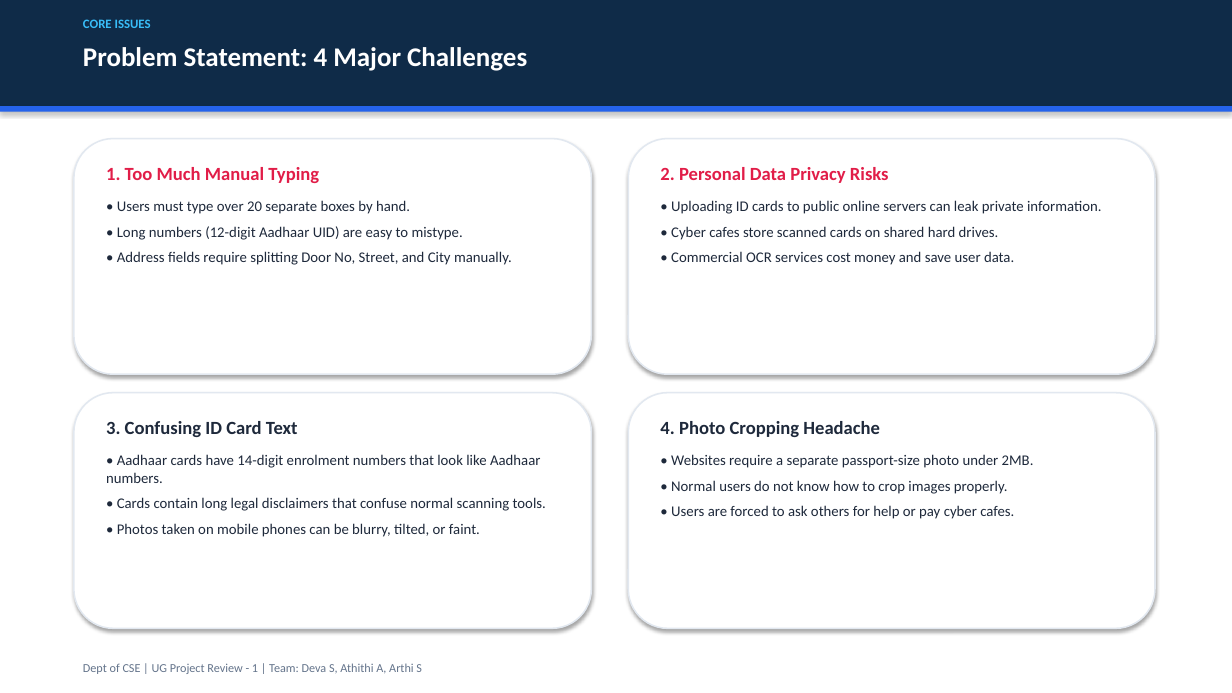
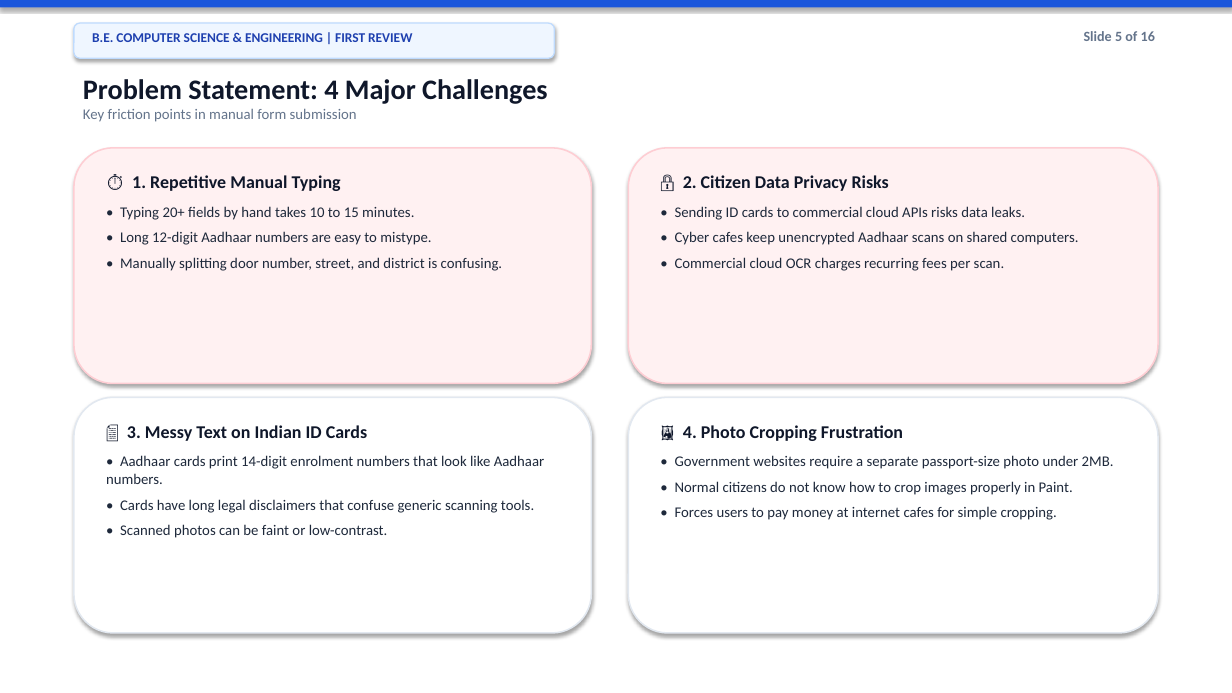
Before and after one commit to deva-2006/govtAutofill, a slide deck: slide 5 of First_Review_UG_Project_Presentation.pptx. Drawn at 1232x693 pixels with LibreOffice and Linux fonts; fonts in the diff are those of the drawing. Boxes give left, top, right and bottom in pixels: in the first picture for what was removed or moved away, otherwise in the second. Text is boxed around its words. In the diff, an @@ line names an element or a change of style, - is before the commit and + after.

Commit message:
Update presentation template to match clean modern card visual inspiration with simple words

```diff
--- a/First_Review_UG_Project_Presentation.pptx
+++ b/First_Review_UG_Project_Presentation.pptx
@@ rectangle resized from (x1=0, y1=0, x2=1232, y2=106) to (x1=0, y1=0, x2=1232, y2=7) @@
@@ rectangle at (x1=0, y1=0, x2=1232, y2=7): fill #0F2B48 to #1A56DB @@
@@ rounded rectangle added at (x1=74, y1=23, x2=555, y2=58), fill #EFF6FF, outline #BFDBFE 1 pt @@
@@ text removed at (x1=83, y1=19, x2=151, y2=28) @@
-CORE ISSUES
@@ text added at (x1=92, y1=33, x2=412, y2=42), 10.5 pt, text #1E40AF, bold @@
+B.E. COMPUTER SCIENCE & ENGINEERING | FIRST REVIEW
@@ text added at (x1=1084, y1=31, x2=1155, y2=41), 11 pt, text #64748B, bold @@
+Slide 5 of 16
@@ text "Problem Statement: 4 Major Challenges" moved from (x1=83, y1=47, x2=527, y2=71) to (x1=83, y1=79, x2=548, y2=122) @@
@@ text at (x1=83, y1=79, x2=548, y2=104): size 21 to 22 pt, text colour #FFFFFF to #0F172A in "Problem Statement: 4 Major Challenges" @@
@@ rectangle removed at (x1=0, y1=106, x2=1232, y2=112) @@
@@ text at (x1=83, y1=109, x2=357, y2=122): paragraph added @@
+Key friction points in manual form submission
@@ rounded rectangle moved from (x1=74, y1=139, x2=592, y2=374) to (x1=74, y1=148, x2=592, y2=384) @@
@@ rounded rectangle at (x1=74, y1=148, x2=592, y2=384): fill #FFFFFF to #FFF1F2; outline #E2E8F0 1.2 pt to #FECDD3 1.2 pt @@
@@ rounded rectangle moved from (x1=628, y1=139, x2=1155, y2=374) to (x1=628, y1=148, x2=1158, y2=384) @@
@@ rounded rectangle at (x1=628, y1=148, x2=1158, y2=384): fill #FFFFFF to #FFF1F2; outline #E2E8F0 1.2 pt to #FECDD3 1.2 pt @@
@@ text at (x1=120, y1=175, x2=502, y2=271): text changed @@
-1. Too Much Manual Typing
-• Users must type over 20 separate boxes by hand.
-• Long numbers (12-digit Aadhaar UID) are easy to mistype.
-• Address fields require splitting Door No, Street, and City manually.
+⏱️ 1. Repetitive Manual Typing
+• Typing 20+ fields by hand takes 10 to 15 minutes.
+• Long 12-digit Aadhaar numbers are easy to mistype.
+• Manually splitting door number, street, and district is confusing.
@@ text at (x1=675, y1=175, x2=1079, y2=271): text changed @@
-2. Personal Data Privacy Risks
-• Uploading ID cards to public online servers can leak private information.
-• Cyber cafes store scanned cards on shared hard drives.
-• Commercial OCR services cost money and save user data.
+🔒 2. Citizen Data Privacy Risks
+• Sending ID cards to commercial cloud APIs risks data leaks.
+• Cyber cafes keep unencrypted Aadhaar scans on shared computers.
+• Commercial cloud OCR charges recurring fees per scan.
@@ rounded rectangle moved from (x1=74, y1=393, x2=592, y2=628) to (x1=74, y1=397, x2=592, y2=633) @@
@@ rounded rectangle moved from (x1=628, y1=393, x2=1155, y2=628) to (x1=628, y1=397, x2=1158, y2=633) @@
@@ text at (x1=106, y1=425, x2=544, y2=538): text changed @@
-3. Confusing ID Card Text
-• Aadhaar cards have 14-digit enrolment numbers that look like Aadhaar numbers.
-• Cards contain long legal disclaimers that confuse normal scanning tools.
-• Photos taken on mobile phones can be blurry, tilted, or faint.
+📄 3. Messy Text on Indian ID Cards
+• Aadhaar cards print 14-digit enrolment numbers that look like Aadhaar numbers.
+• Cards have long legal disclaimers that confuse generic scanning tools.
+• Scanned photos can be faint or low-contrast.
@@ text at (x1=675, y1=425, x2=1114, y2=520): text changed @@
-4. Photo Cropping Headache
-• Websites require a separate passport-size photo under 2MB.
-• Normal users do not know how to crop images properly.
-• Users are forced to ask others for help or pay cyber cafes.
+🖼️ 4. Photo Cropping Frustration
+• Government websites require a separate passport-size photo under 2MB.
+• Normal citizens do not know how to crop images properly in Paint.
+• Forces users to pay money at internet cafes for simple cropping.
@@ text removed at (x1=83, y1=663, x2=422, y2=674) @@
-Dept of CSE | UG Project Review - 1 | Team: Deva S, Athithi A, Arthi S
```
Also in this commit, not shown: 14 other slides changed, 1 slide added, 1 slide removed, 1 other file.
